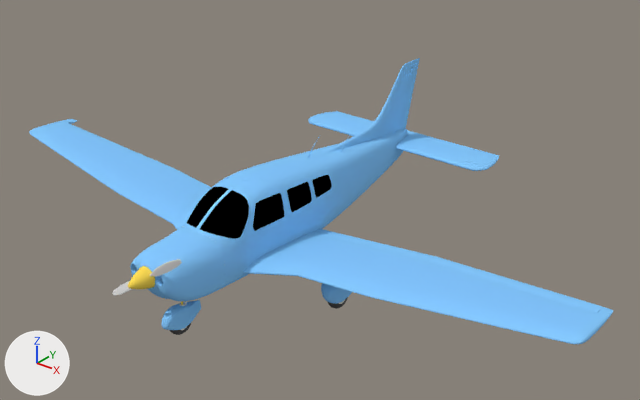
One commit to the Blender file Models/pa28-181.blend: the scene before it, then after it.
One viewpoint serves both versions: a camera (50 mm lens) standing at (8.67, -10.22, 6.45) and looking at (0.35, 0.18, 0.01). Lighting does not change. The marker at lower left points along +X, +Y and +Z.

The first picture shows 'appendages', 'cowling', 'elevator', 'elevator trim tab', 'fuselage', 'left aileron', 'left flap', 'left main fairing', 'nose gear fairing', 'rudder', 'vertical stabilizer', 'window 1', 'windshield', 'wings'.
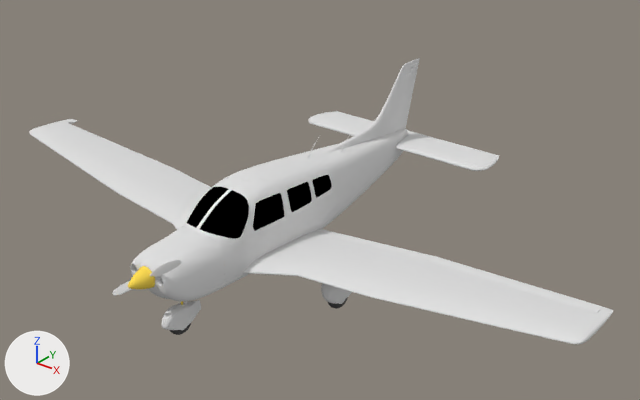
Changed parts and their boxes [x1, y1, x2, y2] in the pictures (640 x 400 px):
'wings', recoloured (blue to white)
    both: [29, 119, 613, 344]
'fuselage', recoloured (blue to grey)
    both: [181, 129, 408, 288]
'cowling', recoloured (blue to white)
    both: [130, 227, 225, 301]
'elevator', recoloured (blue to white)
    both: [308, 111, 499, 171]
'vertical stabilizer', recoloured (blue to grey)
    both: [323, 58, 420, 153]
'left aileron', recoloured (blue to white)
    both: [425, 256, 604, 313]
'nose gear fairing', recoloured (blue to grey)
    both: [161, 300, 201, 330]
'left flap', recoloured (blue to white)
    both: [315, 230, 432, 260]
'rudder', recoloured (blue to grey)
    both: [398, 66, 418, 130]
'left main fairing', recoloured (blue to grey)
    both: [321, 283, 352, 303]
'elevator trim tab', recoloured (blue to white)
    both: [353, 117, 474, 150]
'appendages', recoloured
    both: [226, 131, 352, 181]

The change, as a list of edits to the scene's bpy script:
```text
Change mat_body:
    mat_body.base_color: (0.236, 0.585, 1.0) -> (0.743, 0.743, 0.743)  # blue #85c9ff -> light grey #e0e0e0
```
